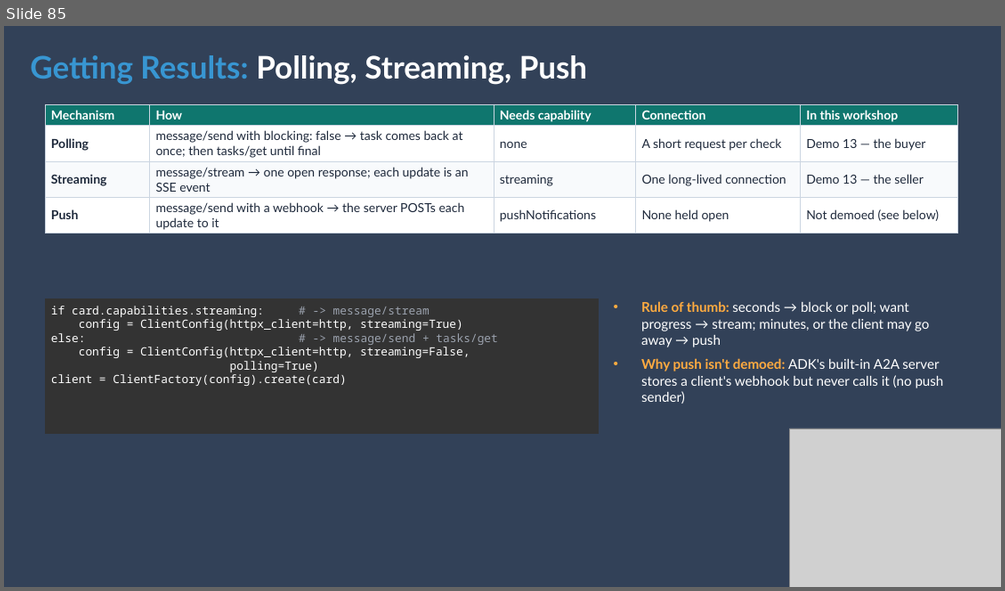
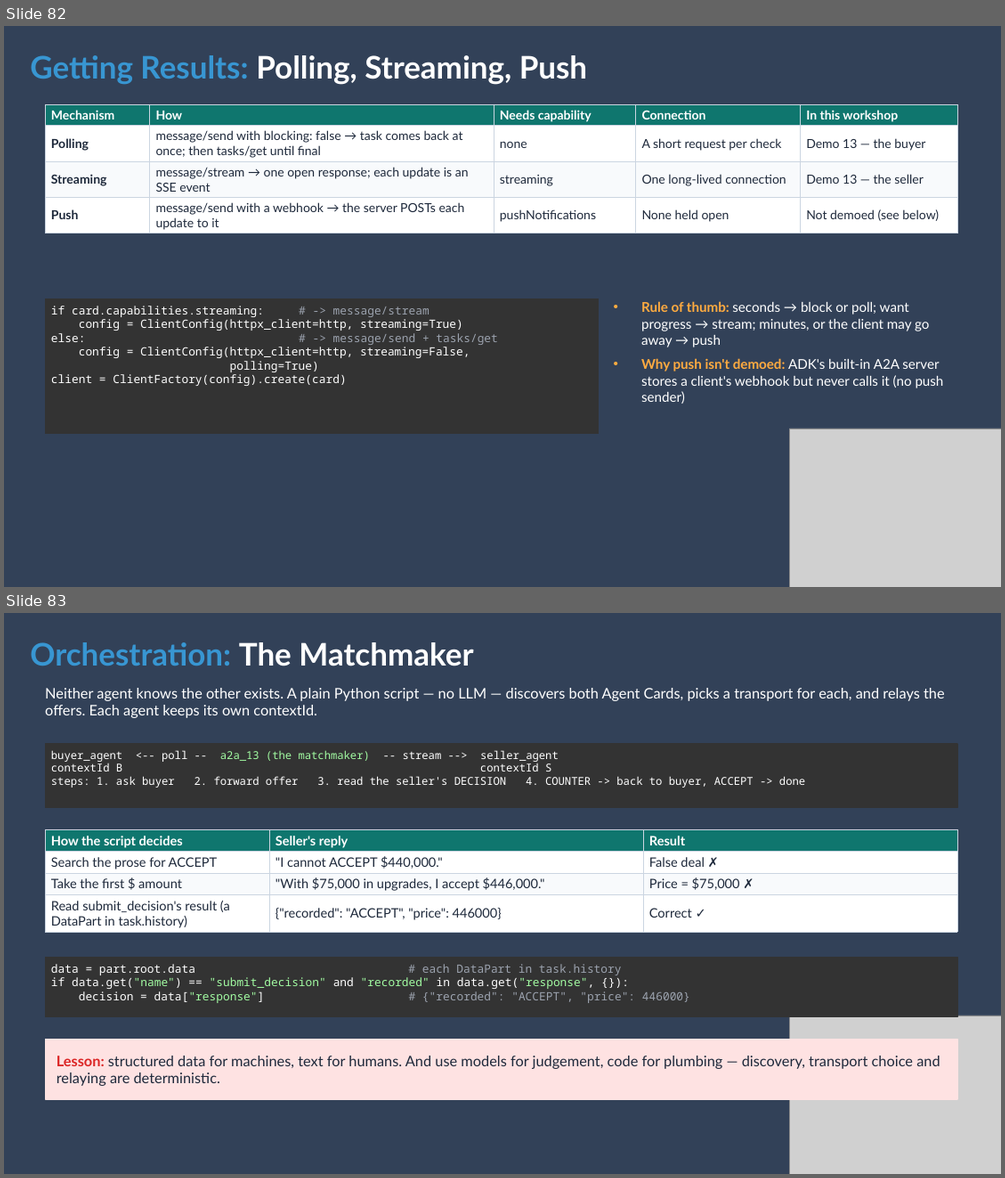
Before and after one commit to jeev1992/real-estate-negotiation-simulator, a slide deck: Week 6 _ Agent Communication Protocols_ MCP, A2A, and Google ADK.pptx. Shown one above the other, each under a label of ours: slide 85 before the commit, slides 82 and 83 after it. The pictures are 1005x591 and 1005x1178 pixels, drawn with LibreOffice and Linux fonts; fonts in the diff are those of the drawing; grey boxes stand for pictures. Boxes give left, top, right and bottom in pixels: in the first picture for what was removed or moved away, otherwise in the second. Text is boxed around its words. In the diff, an @@ line names an element or a change of style, - is before the commit and + after.

```diff
--- a/Week 6 _ Agent Communication Protocols_ MCP, A2A, and Google ADK.pptx
+++ b/Week 6 _ Agent Communication Protocols_ MCP, A2A, and Google ADK.pptx
@@ slide 83 added at (x1=4, y1=613, x2=1001, y2=1174), background #324158 @@
@@ text added at (x1=30, y1=642, x2=473, y2=666), 30 pt, text #3896D2, bold @@
+Orchestration: The Matchmaker
@@ text added at (x1=45, y1=688, x2=945, y2=718), 14 pt, text #FFFFFF @@
+Neither agent knows the other exists. A plain Python script — no LLM — discovers both Agent Cards, picks a transport for each, and relays the offers. Each agent keeps its own contextId.
@@ rectangle added at (x1=45, y1=744, x2=957, y2=807), fill #333333, outline #333333 1 pt @@
@@ text added at (x1=51, y1=750, x2=805, y2=787), 10.5 pt, text #FFFFFF @@
+buyer_agent <-- poll -- a2a_13 (the matchmaker) -- stream --> seller_agent
+contextId B contextId S
+steps: 1. ask buyer 2. forward offer 3. read the seller's DECISION 4. COUNTER -> back to buyer, ACCEPT -> done
@@ table added at (x1=45, y1=830, x2=957, y2=932), 4 rows, 3 columns @@
+How the script decides | Seller's reply | Result
+Search the prose for ACCEPT | "I cannot ACCEPT $440,000." | False deal ✗
+Take the first $ amount | "With $75,000 in upgrades, I accept $446,000." | Price = $75,000 ✗
+Read submit_decision's result (a DataPart in task.history) | {"recorded": "ACCEPT", "price": 446000} | Correct ✓
@@ rectangle added at (x1=45, y1=957, x2=957, y2=1017), fill #333333, outline #333333 1 pt @@
@@ text added at (x1=51, y1=964, x2=690, y2=1003), 11 pt, text #FFFFFF @@
+data = part.root.data # each DataPart in task.history
+if data.get("name") == "submit_decision" and "recorded" in data.get("response", {}):
+decision = data["response"] # {"recorded": "ACCEPT", "price": 446000}
@@ rectangle added at (x1=45, y1=1039, x2=957, y2=1099), fill #FEE2E2, outline #FEE2E2 1 pt @@
@@ picture added at (x1=790, y1=1015, x2=1001, y2=1174) @@
@@ text added at (x1=57, y1=1055, x2=939, y2=1086), 14 pt, text #1E293B @@
+Lesson: structured data for machines, text for humans. And use models for judgement, code for plumbing — discovery, transport choice and relaying are deterministic.
@@ what was slide 85 is now slide 82 @@
```
Also in this commit, not shown: 2 slides changed, 6 other slides added, 21 other files.
